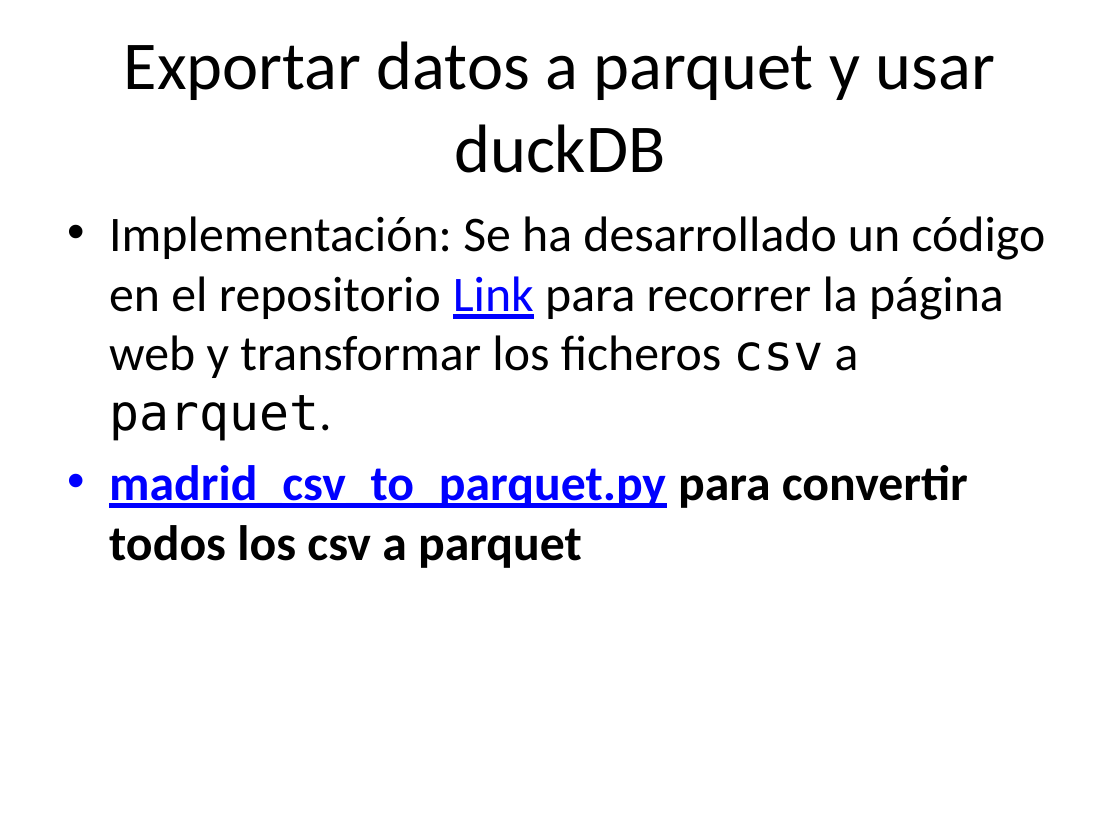
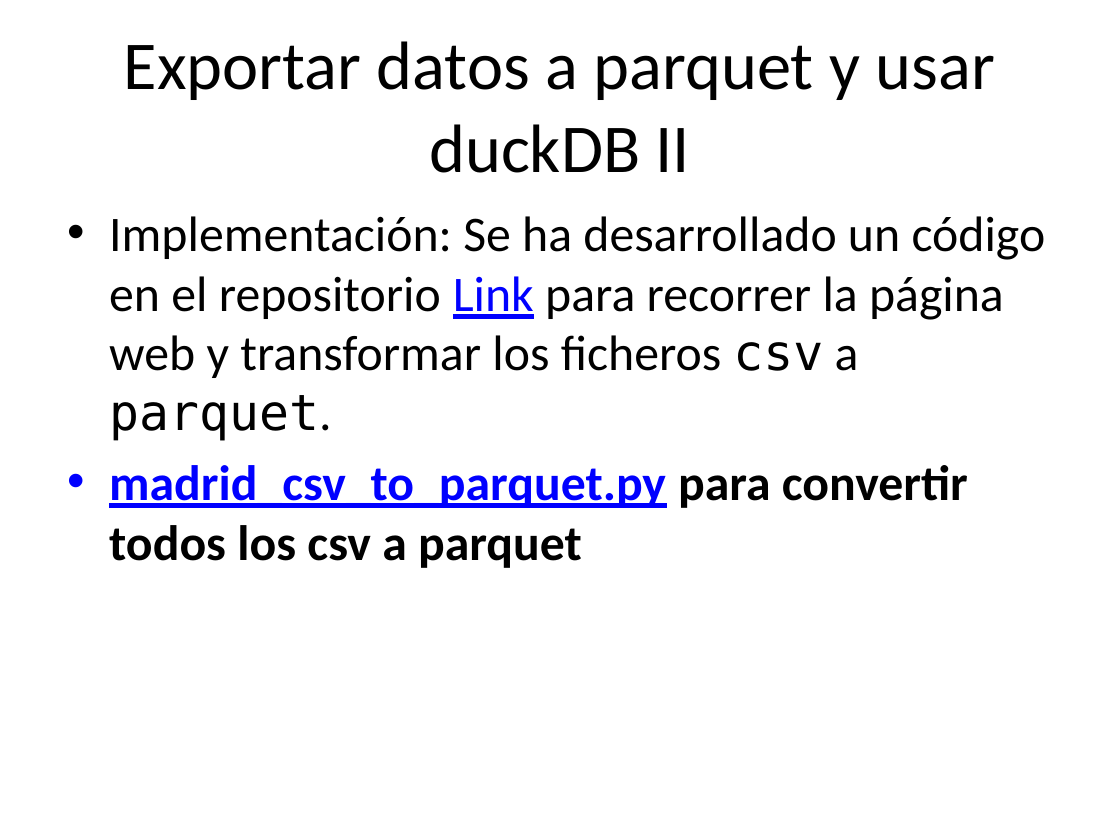
Before and after one commit to santiagomota/datos-madrid-presentacion, a slide deck: slide 8 of docs/index.pptx. Drawn at 1120x840 pixels with LibreOffice and Linux fonts; fonts in the diff are those of the drawing. Boxes give left, top, right and bottom in pixels: in the first picture for what was removed or moved away, otherwise in the second. Text is boxed around its words. In the diff, an @@ line names an element or a change of style, - is before the commit and + after.

```diff
--- a/docs/index.pptx
+++ b/docs/index.pptx
@@ title at bbox=[124, 41, 995, 173]: text changed @@
-Exportar datos a parquet y usar duckDB
+Exportar datos a parquet y usar duckDB II
```
Also in this commit, not shown: 3 other slides changed, 4 other files.
